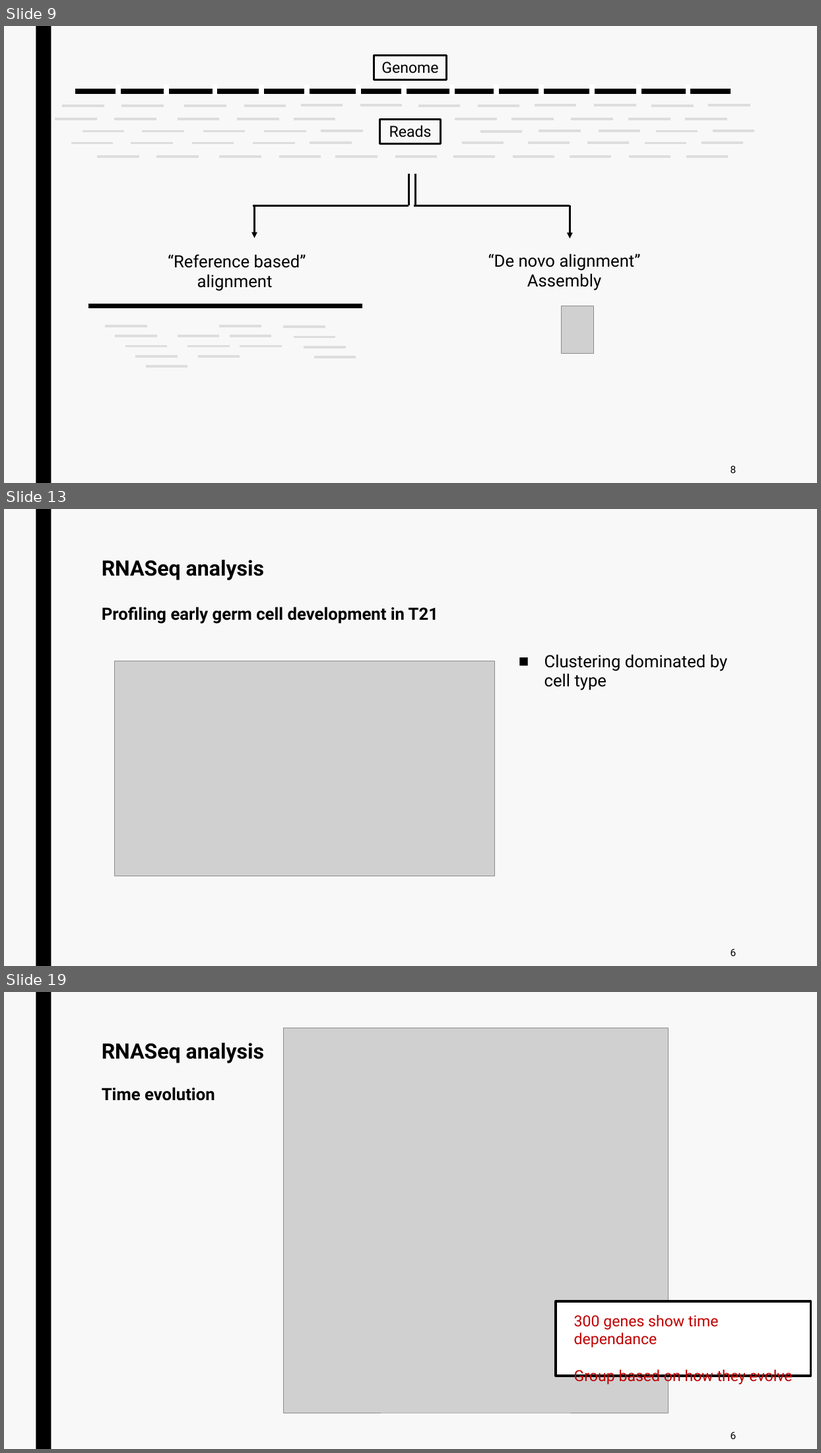
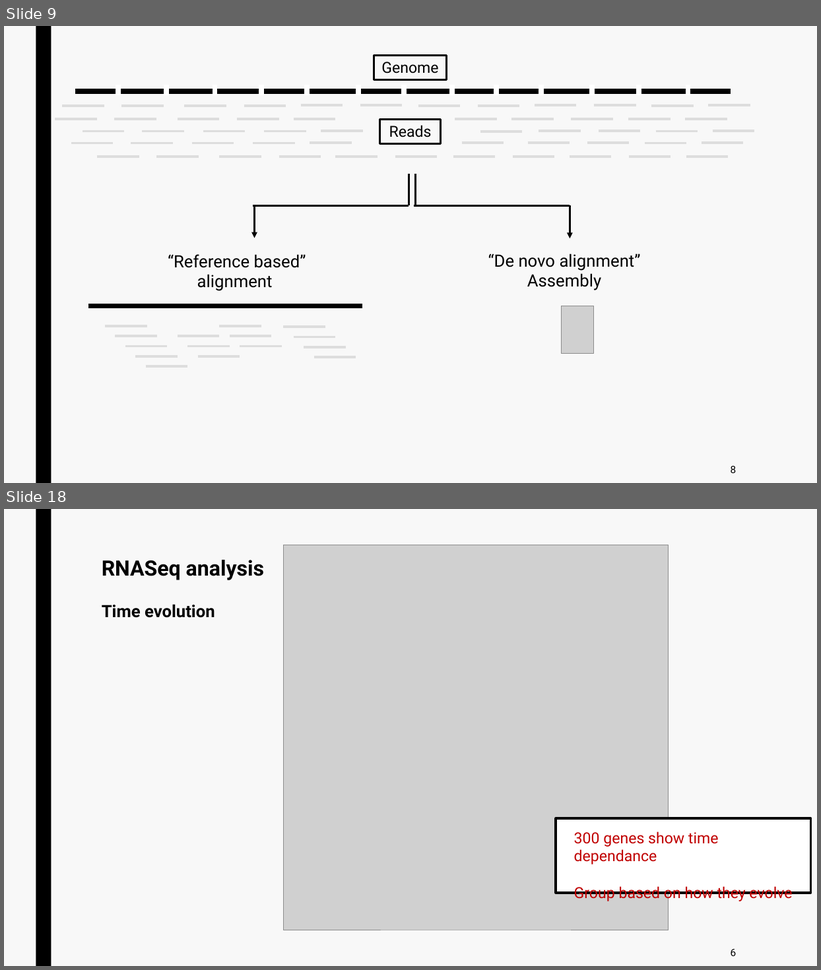
Before and after one commit to jurtasun/presentations, a slide deck: 202306_CRG_Postdoc/230623_GRG_Postdoc.ppt. Shown one above the other, each under a label of ours: slides 9, 13 and 19 before the commit, slides 9 and 18 after it; the slides between them are not shown. The pictures are 821x1453 and 821x970 pixels, drawn with LibreOffice and Linux fonts; fonts in the diff are those of the drawing; grey boxes stand for pictures. Boxes give left, top, right and bottom in pixels: in the first picture for what was removed or moved away, otherwise in the second. Text is boxed around its words. In the diff, an @@ line names an element or a change of style, - is before the commit and + after.

```diff
--- a/202306_CRG_Postdoc/230623_GRG_Postdoc.ppt
+++ b/202306_CRG_Postdoc/230623_GRG_Postdoc.ppt
@@ slide 13 removed at (4,509,817,966), background #F8F8F8; not listed: 1 template element that a slide beside it also shows @@
@@ title removed at (102,560,438,624) @@
-RNASeq analysis
-Profiling early germ cell development in T21
@@ picture removed at (115,661,495,876) @@
@@ text removed at (545,654,727,691) @@
-■ Clustering dominated by cell type
@@ text removed at (731,949,737,956) @@
-6
@@ what was slide 19 is now slide 18 @@
```
Also in this commit, not shown: 11 slides changed, 4 slides added, 4 other slides removed, 1 other file.
